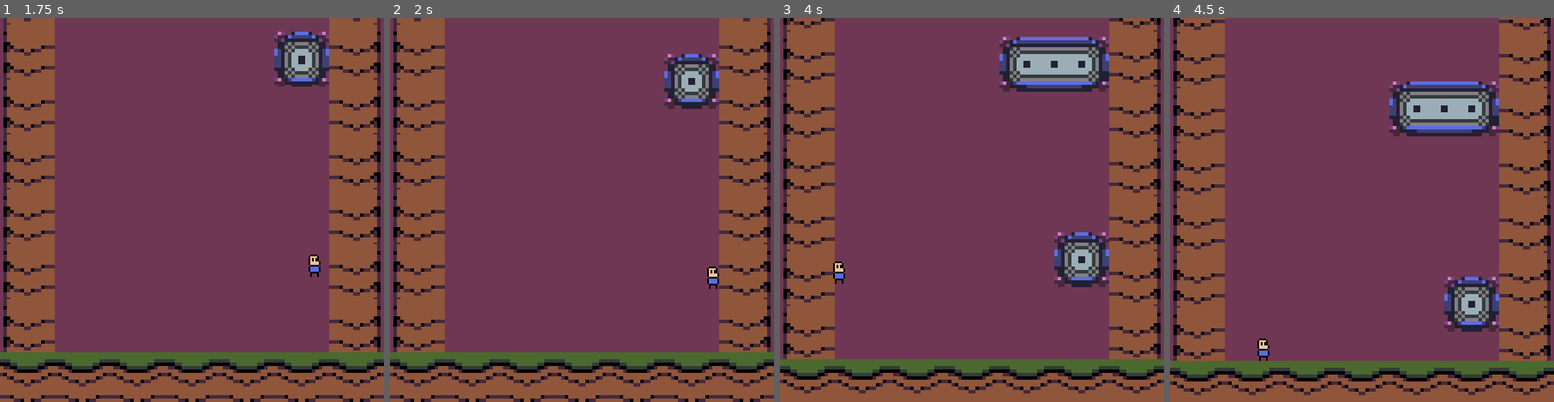
Above: before the commit, frames 1-4 (left to right).
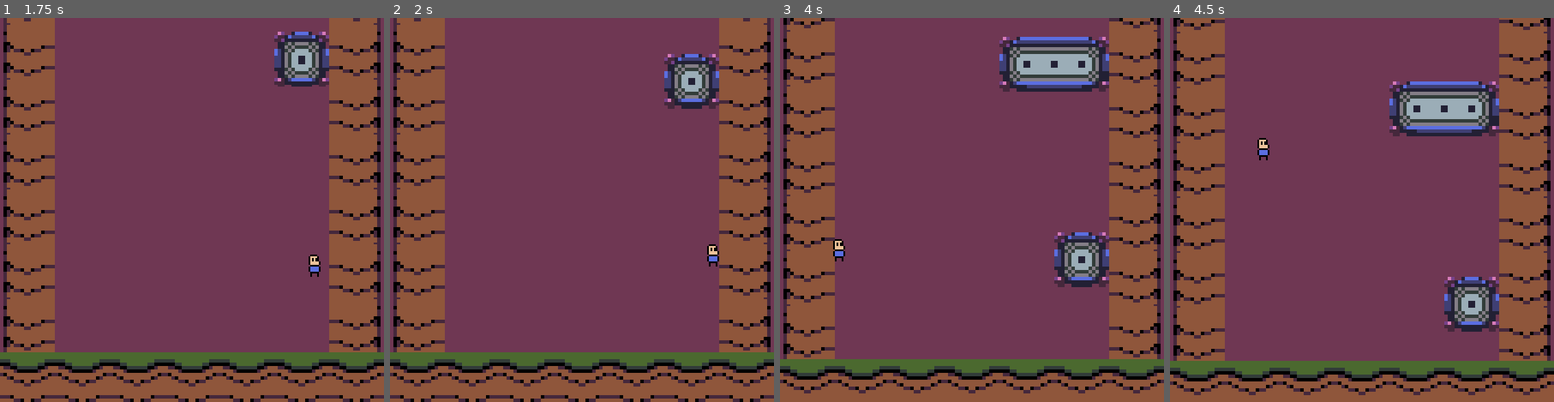
Above: after the commit, the same moments.

Repository: alfredmakes/LD54-Limited-Space
Game: Godot game, scene res://scenes/main.tscn
Same seed, same stepped clock (60 frames per second), same inputs: the game is played once before the commit and once after it.
Inputs:
- Up to frame 1 (1.75 s): tap Enter (ui_accept) at 0.5, 0.77, 1.52 s; hold Right (ui_right) from 0.53 s (still down)
- Up to frame 2 (2 s): keep holding Right (ui_right)
- Up to frame 3 (4 s): release Right (ui_right) at 2.03 s; hold Left (ui_left) from 2.03 s (still down); tap Enter (ui_accept) at 3.02, 3.77 s
- Up to frame 4 (4.5 s): release Left (ui_left) at 4.28 s; hold Right (ui_right) from 4.28 s (still down)

Frame 1 is identical in both runs. In frame 2, 0.3% of the frame differs, in the area x 82-86%, y 58-71%; in frame 3, 0.3%; in frame 4, 0.3%.

Commit message:
Gravityslide

Diff:
--- a/scenes/player/player.gd
+++ b/scenes/player/player.gd
@@ -7,6 +7,8 @@
 
 var time_in_air = 0.0
 
+var wall_slide_direction = 0.0
+
 # Get the gravity from the project settings to be synced with RigidBody nodes.
 var gravity: int = ProjectSettings.get_setting("physics/2d/default_gravity")
 
@@ -14,7 +16,10 @@
 func _physics_process(delta: float) -> void:
 	# Add the gravity.
 	if not is_on_floor():
-		velocity.y += gravity * delta
+		if abs(wall_slide_direction) > 0.5:
+			velocity.y += gravity * delta * 0.4
+		else:
+			velocity.y += gravity * delta
 		time_in_air += delta
 	else:
 		time_in_air = 0
@@ -34,9 +39,15 @@
 
 	move_and_slide()
 #
-#	for i in get_slide_collision_count():
-#		var collision = get_slide_collision(i)
-#		print("Collided with: ", collision.get_collider().name)
+	for i in get_slide_collision_count():
+		var collision = get_slide_collision(i)
+		print("Collided with: ", collision.get_collider().name)
+		if abs(collision.get_normal().x) > 0.5:
+			wall_slide_direction = ceil(collision.get_normal().x)
+		else:
+			wall_slide_direction = 0.0
+
+		print(wall_slide_direction)
 
 
 
